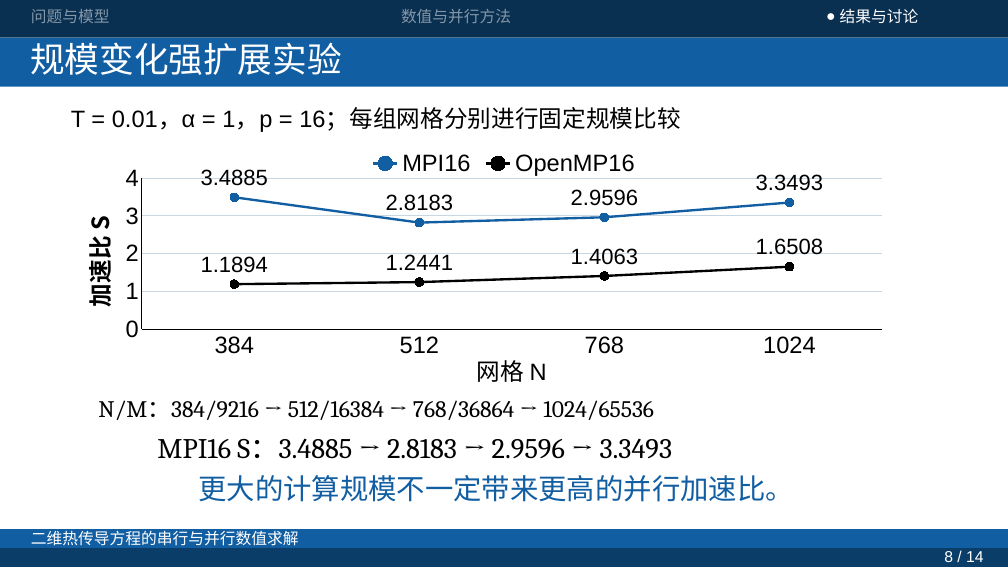
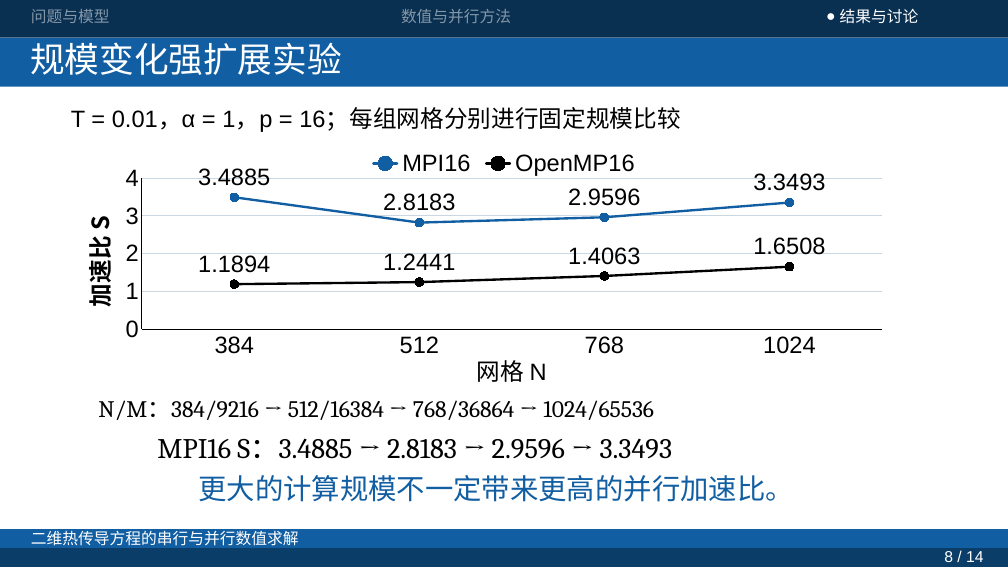
Before and after one commit to JunQianNuo/parallel-heat-solver, a slide deck: slide 9 of report/presentation/current/presentation-v5-wps-r1.pptx. Drawn at 1008x567 pixels with LibreOffice and Linux fonts; fonts in the diff are those of the drawing. Boxes give left, top, right and bottom in pixels: in the first picture for what was removed or moved away, otherwise in the second. Text is boxed around its words. In the diff, an @@ line names an element or a change of style, - is before the commit and + after.

```diff
--- a/report/presentation/current/presentation-v5-wps-r1.pptx
+++ b/report/presentation/current/presentation-v5-wps-r1.pptx
@@ line chart at [75, 140, 933, 382] @@
@@ data labels of MPI16 changed @@
@@ data labels of OpenMP16 changed @@
```
Also in this commit, not shown: 1 other slide changed, 13 other files.
